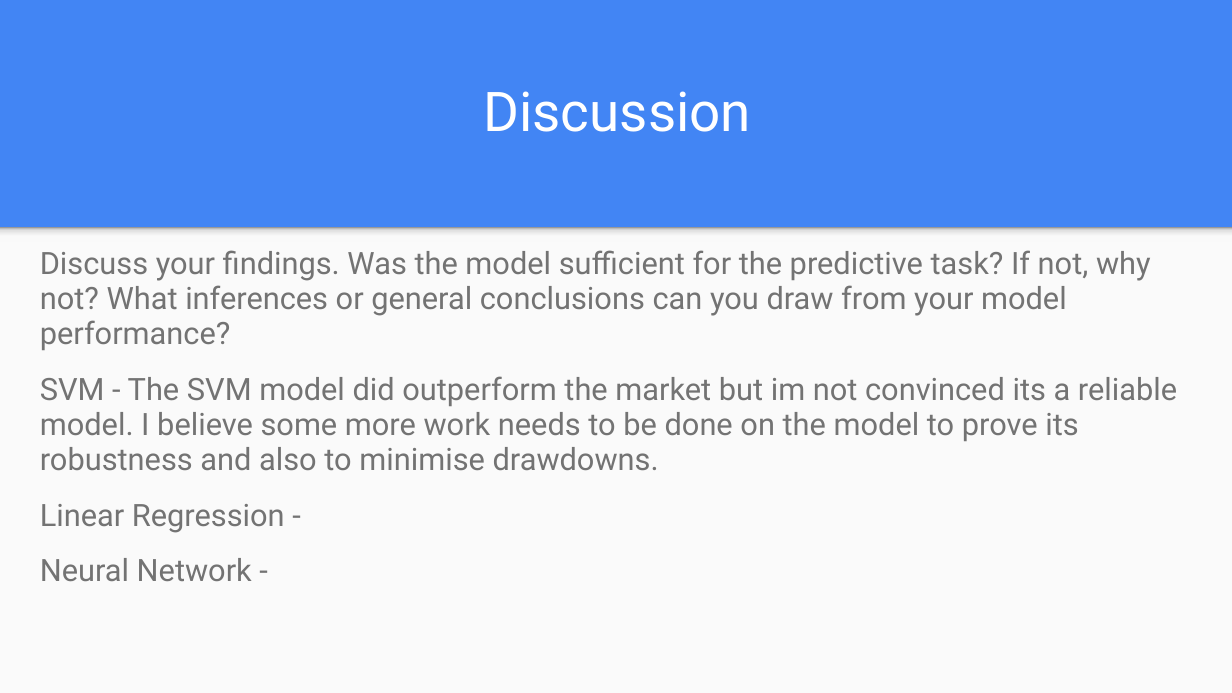
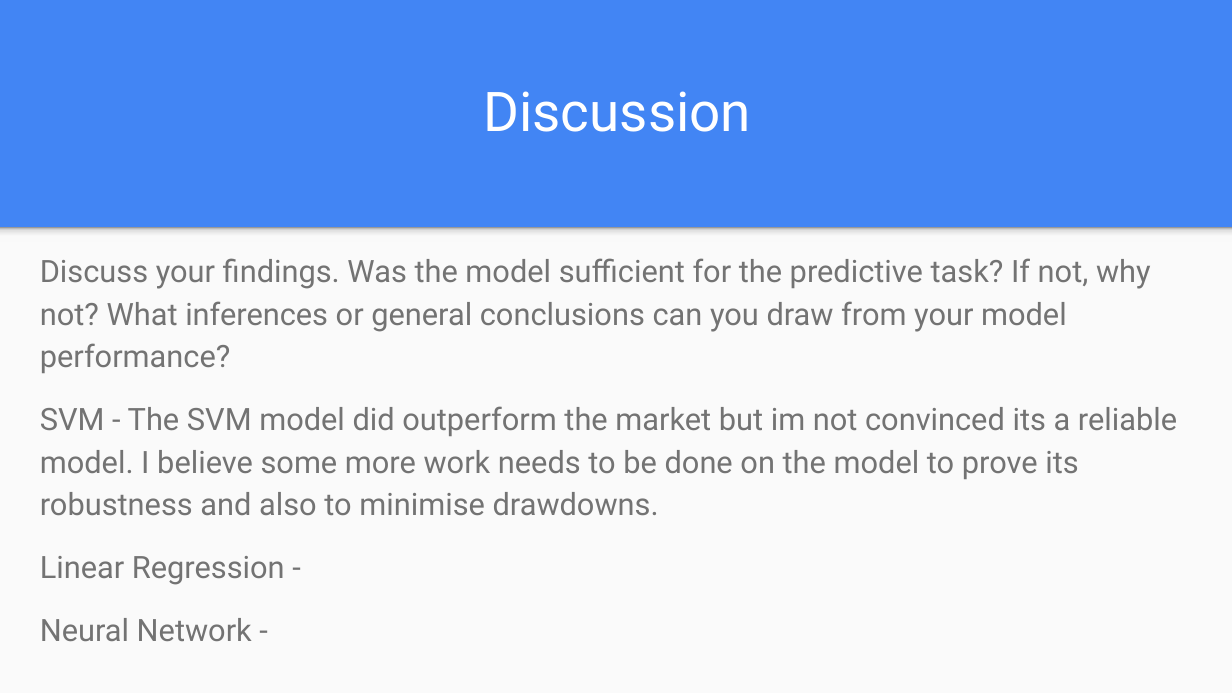
Before and after one commit to dukewoods/Project2_Trading_Algorithm, a slide deck: slide 14 of Resources/Project2.pptx. Drawn at 1232x693 pixels with LibreOffice and Linux fonts; fonts in the diff are those of the drawing. Boxes give left, top, right and bottom in pixels: in the first picture for what was removed or moved away, otherwise in the second. Text is boxed around its words. In the diff, an @@ line names an element or a change of style, - is before the commit and + after.

```diff
--- a/Resources/Project2.pptx
+++ b/Resources/Project2.pptx
@@ text "Discuss your findings. Was the ..." at bbox=[40, 258, 1177, 641]: line spacing 0.95 to 1.15 @@
```
Also in this commit, not shown: 5 other slides changed, 1 slide removed.
